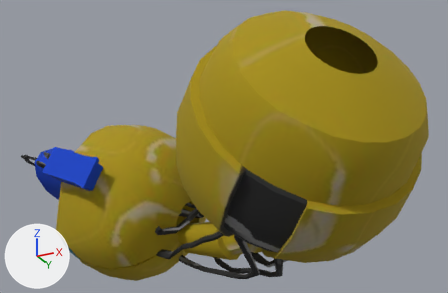
An edit to the glTF model public/3d/basic/S-44.glb, drawn before and after from the same camera.
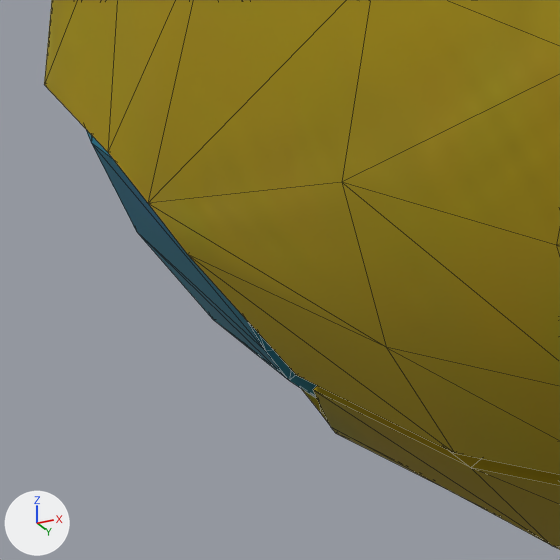
The first picture shows the older version from a 50 mm lens placed at (-0.135, -0.713, 0.477), pointed at (-0.761, 0.539, 1.041). The close-ups show both versions on the part from 12% to 23% of the width and 77% to 94% of the height of that picture; other places that the commit changed are outside them. The axes (+X, +Y, +Z) are drawn at lower left. The lights are the same throughout. Both versions are drawn at frame 33 of the action 'Greeting2'; the numbers are the values there. The close-ups show mesh edges as thin lines.

Objects in the first close-up: 'S-44'.
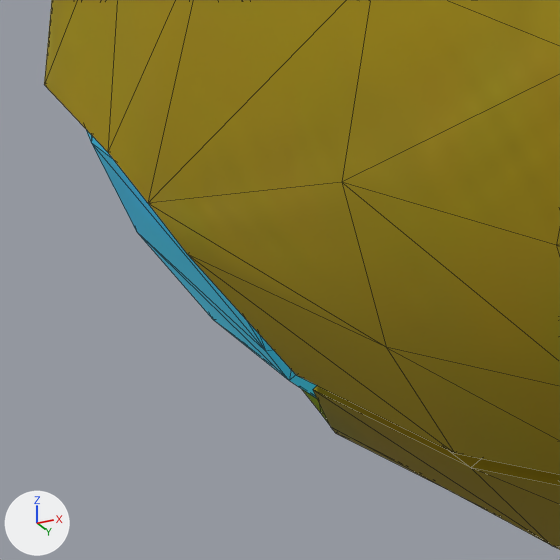
The change, as a diff of the scene's bpy script:
```diff
--- a/public/3d/basic/S-44.glb.py
+++ b/public/3d/basic/S-44.glb.py
@@ img_44_emit__tex @@
+img_44_emit__tex = load_image('44 EMIT [TEX]', '_unpacked/44_EMIT__TEX_', 512, 512, 'sRGB')
@@ mat_s_44 @@
 n0 = _N.new('ShaderNodeBsdfPrincipled'); n0.name = 'Principled BSDF'
 n0.inputs[2].default_value = 0.9  # 'Roughness'
+n0.inputs[28].default_value = 1.0  # 'Emission Strength'
 n1 = _N.new('ShaderNodeOutputMaterial'); n1.name = 'Material Output'
 n2 = _N.new('ShaderNodeTexImage'); n2.name = 'Image Texture'
-n2.image = img_s_44
+n2.image = img_44_emit__tex
+n3 = _N.new('ShaderNodeTexImage'); n3.name = 'Image Texture.001'
+n3.image = img_s_44
 _L.new(n0.outputs[0], n1.inputs[0])  # 'BSDF' to 'Surface'
-_L.new(n2.outputs[0], n0.inputs[0])  # 'Color' to 'Base Color'
+_L.new(n2.outputs[0], n0.inputs[27])  # 'Color' to 'Emission Color'
+_L.new(n3.outputs[0], n0.inputs[0])  # 'Color' to 'Base Color'
```

Boxes (x1, y1, x2, y2) around the edits, measured in the close-ups (560 x 560 px):
'S-44', surface changed
    both: (86, 129, 332, 421)
